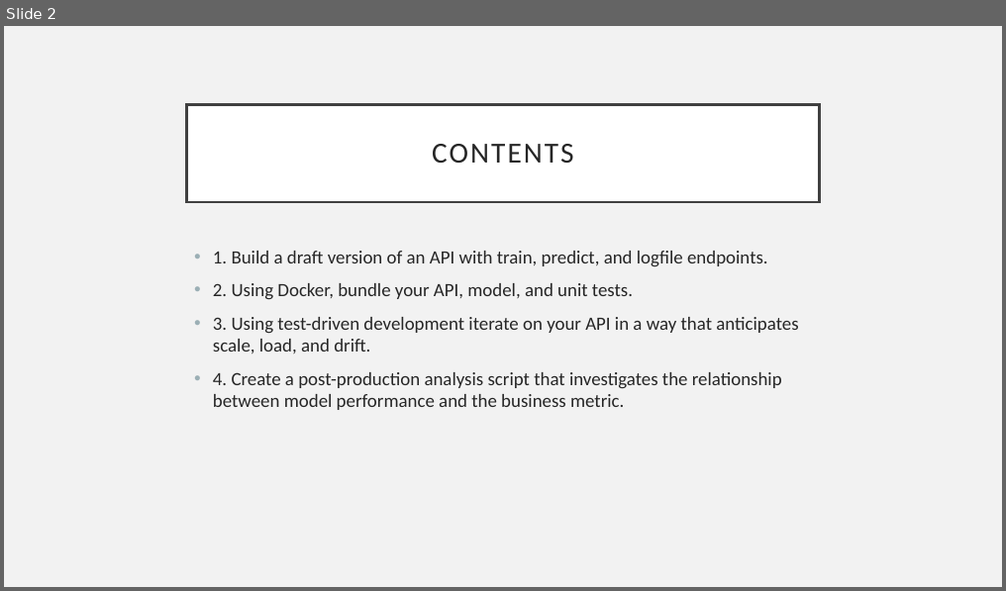
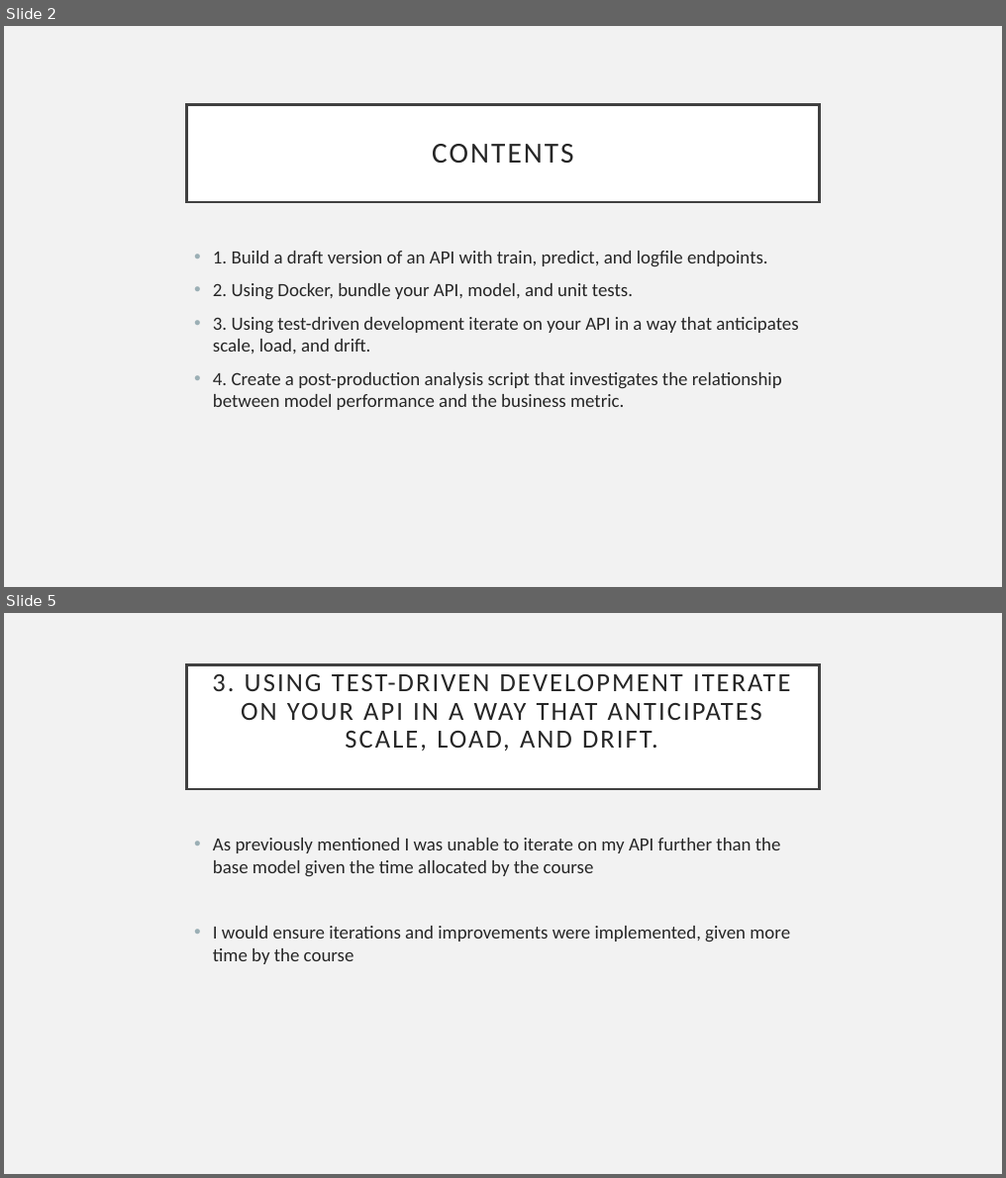
Before and after one commit to richardcure/capstone, a slide deck: Part 3 Model production/AAVAiL Revenue Prediction - Model Production Report.pptx. Shown one above the other, each under a label of ours: slide 2 before the commit, slides 2 and 5 after it; the slides between them are not shown. The pictures are 1006x591 and 1006x1178 pixels, drawn with LibreOffice and Linux fonts; fonts in the diff are those of the drawing. Boxes give left, top, right and bottom in pixels: in the first picture for what was removed or moved away, otherwise in the second. Text is boxed around its words. In the diff, an @@ line names an element or a change of style, - is before the commit and + after.

```diff
--- a/Part 3 Model production/AAVAiL Revenue Prediction - Model Production Report.pptx
+++ b/Part 3 Model production/AAVAiL Revenue Prediction - Model Production Report.pptx
@@ slide 5 added at (x1=4, y1=613, x2=1002, y2=1174), background #F2F2F2 @@
@@ title added at (x1=187, y1=665, x2=819, y2=789), fill #FFFFFF, outline #404040 2.5 pt, 25.2 pt, text #262626 @@
+3. USING TEST-DRIVEN DEVELOPMENT ITERATE ON YOUR API IN A WAY THAT ANTICIPATES SCALE, LOAD, AND DRIFT.
@@ text added at (x1=213, y1=838, x2=790, y2=964), 18 pt, text #262626 @@
+• As previously mentioned I was unable to iterate on my API further than the base model given the time allocated by the course
+• I would ensure iterations and improvements were implemented, given more time by the course
```
Also in this commit, not shown: 1 slide changed, 2 other slides added, 8 other files.
